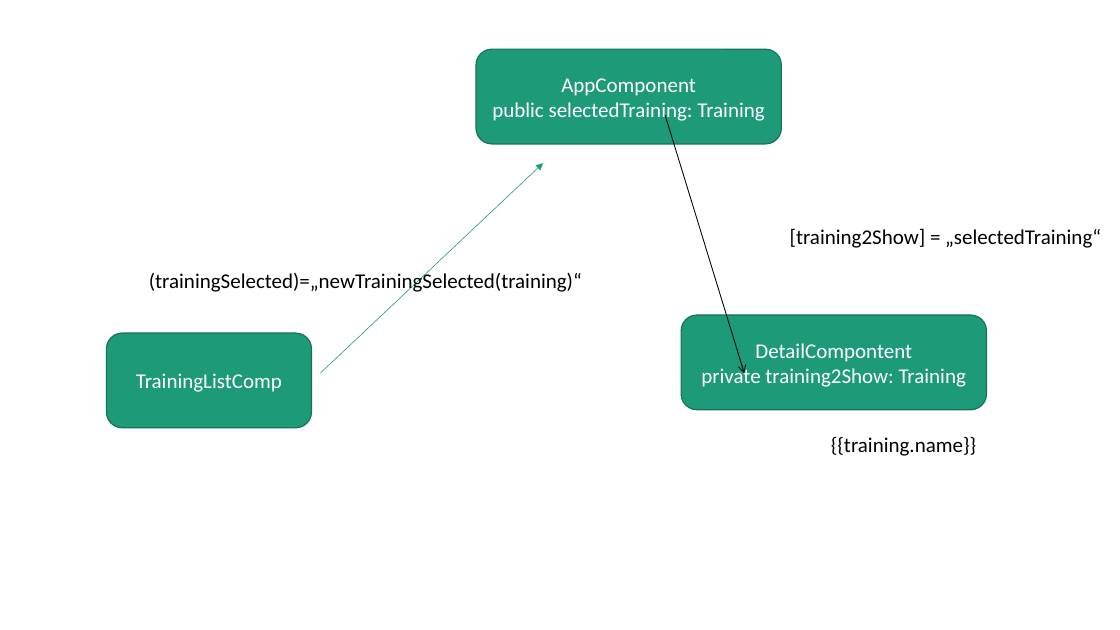
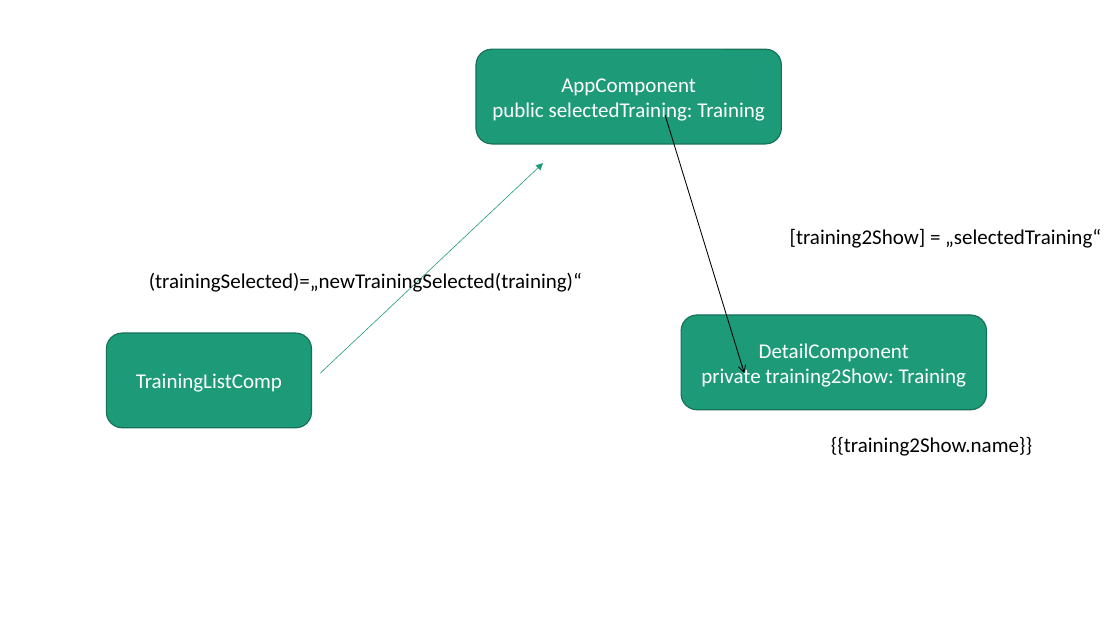
Before and after one commit to goetzingert/angular, a slide deck: slide 133 of presentation.pptx (slide 134 before the commit). Drawn at 1120x630 pixels with LibreOffice and Linux fonts; fonts in the diff are those of the drawing. Boxes give left, top, right and bottom in pixels: in the first picture for what was removed or moved away, otherwise in the second. Text is boxed around its words. In the diff, an @@ line names an element or a change of style, - is before the commit and + after.

```diff
--- a/presentation.pptx
+++ b/presentation.pptx
@@ text in rounded rectangle at (759,343,909,362): text changed @@
-DetailCompontent
+DetailComponent
@@ text at (831,437,1032,456): text changed @@
-{{training.name}}
+{{training2Show.name}}
```
Also in this commit, not shown: 10 other slides changed, 1 slide added, 2 slides removed, 7 other files.
